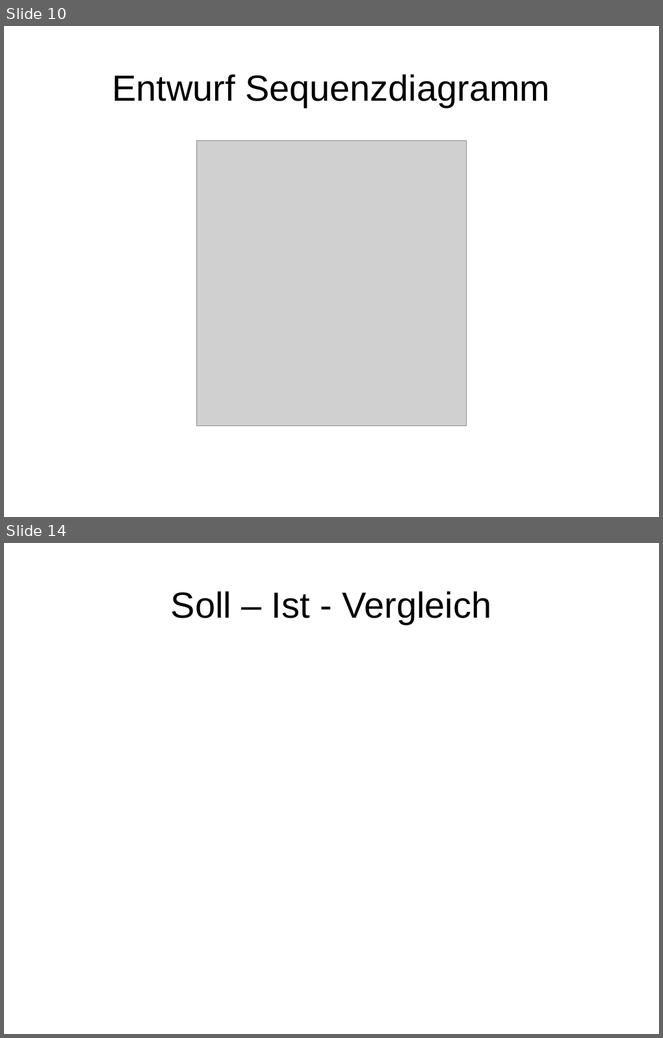
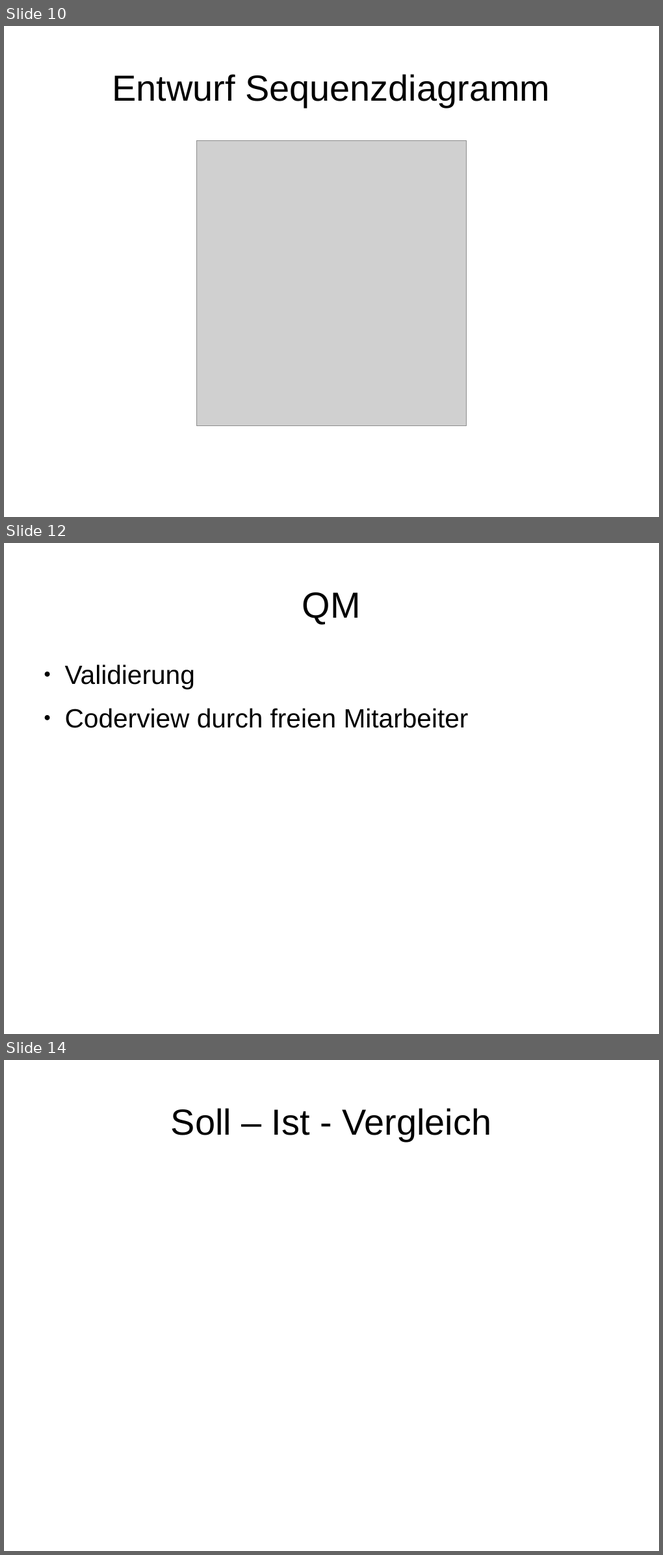
Before and after one commit to janhelmle/weiterbildung_fachinformatiker_ihk_projektantrag, a slide deck: praesentation/presentation_v1.odp. Shown one above the other, each under a label of ours: slides 10 and 14 before the commit, slides 10, 12 and 14 after it; the slides between them are not shown. The pictures are 663x1038 and 663x1555 pixels, drawn with LibreOffice and Linux fonts; fonts in the diff are those of the drawing; grey boxes stand for pictures. Boxes give left, top, right and bottom in pixels: in the first picture for what was removed or moved away, otherwise in the second. Text is boxed around its words. In the diff, an @@ line names an element or a change of style, - is before the commit and + after.

```diff
--- a/praesentation/presentation_v1.odp
+++ b/praesentation/presentation_v1.odp
@@ slide 12 added at (4,543,659,1034), background #FFFFFF @@
@@ title added at (302,592,361,624), 44 pt, text #000000 @@
+QM
@@ text added at (65,665,469,728), 32 pt, text #000000 @@
+● Validierung
+● Coderview durch freien Mitarbeiter
```
Also in this commit, not shown: 3 slides changed, 1 other slide added, 2 slides removed.
